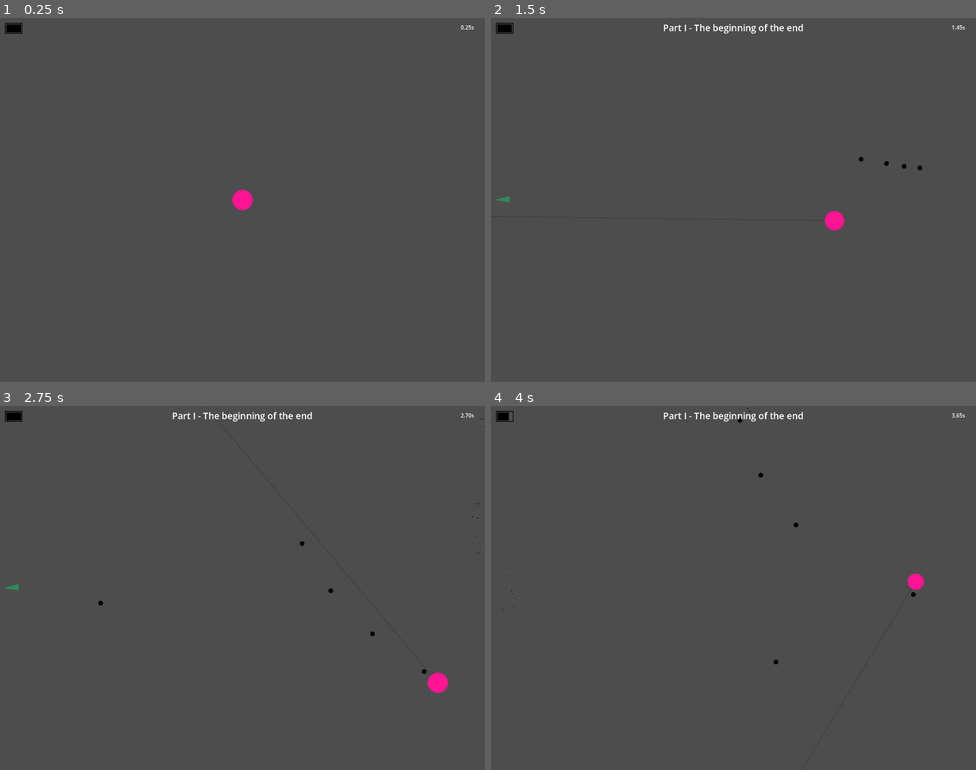
Above: before the commit, frames 1-4 (two rows, left to right).
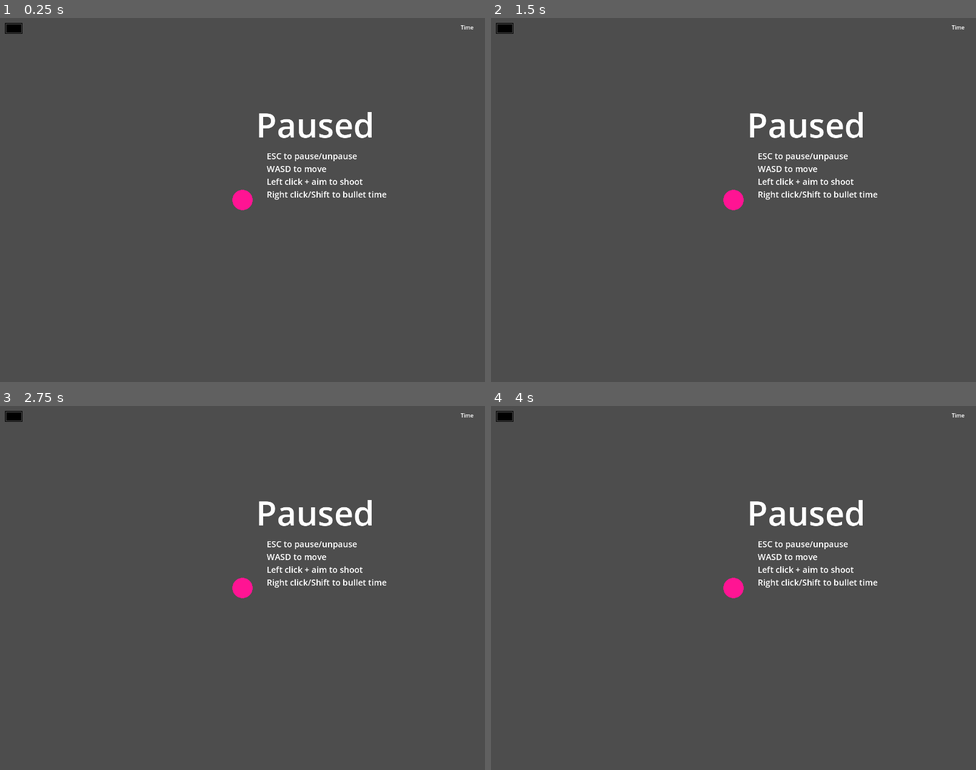
Above: after the commit, the same moments.

Repository: yancouto/psych0
Game: Godot game, scene res://runner.tscn
Two runs of this game, one before a commit and one after it. Both use one fixed random seed, a clock stepped at 60 frames per second and the inputs below.
Inputs (mouse positions are in pixels of both pictures, inside the frame that each line leads up to):
- Up to frame 1 (0.25 s): no input
- Up to frame 2 (1.5 s): tap Enter at 0.5 s; move the mouse to (840, 181) at 0.52 s; press the mouse at (840, 181) at 0.53 s; hold D (move_right) 0.53-1.28 s; move the mouse to (636, 218) at 1.27 s; release the mouse at (636, 218) at 1.28 s; hold S (move_down) from 1.28 s (still down); right-click (636, 218) at 1.35 s
- Up to frame 3 (2.75 s): click (145, 606) at 1.55 s; move the mouse to (291, 507) at 2.02 s; release S (move_down) at 2.03 s; press the mouse at (291, 507) at 2.03 s; hold D (move_right) from 2.03 s (still down)
- Up to frame 4 (4 s): move the mouse to (709, 660) at 2.77 s; release D (move_right) at 2.78 s; release the mouse at (709, 660) at 2.78 s; hold W (move_up) 2.78-3.53 s; click (709, 660) at 2.85 s; move the mouse to (879, 642) at 3.52 s; hold A (move_left) from 3.53 s (still down); hold Right mouse button (bullet_time) from 3.53 s (still down); click (879, 642) at 3.8 s

The runs differ from the first frame. In frame 1, 1.3% of the frame differs, in the area x 53-98%, y 2-50%; in frame 2, 1.9%; in frame 3, 2.0%, in the area x 0-100%, y 1-79%; in frame 4, 1.9%.

Commit message:
Simple pause screen
Also start paused to show instructions
closes #21

Diff:
--- a/ball_particles.tscn
+++ b/ball_particles.tscn
@@ -33,7 +33,7 @@
 attractor_interaction_enabled = false
 
 [node name="BallParticles" type="GPUParticles2D"]
-z_index = 2
+z_index = -5
 emitting = false
 amount = 50
 process_material = SubResource("ParticleProcessMaterial_1ts24")
--- a/pausing.gd
+++ b/pausing.gd
@@ -1,5 +1,9 @@
 extends Node
+
+func do_pause_unpause() -> void:
+	get_tree().paused = !get_tree().paused
+	get_node("../PauseOverlay").visible = get_tree().paused
 
 func _input(event: InputEvent) -> void:
 	if event.is_action_pressed("pause"):
-		get_tree().paused = !get_tree().paused
+		do_pause_unpause()
--- a/runner.gd
+++ b/runner.gd
@@ -7,6 +7,7 @@
 
 func _ready() -> void:
 	level.change_level_part.connect(_on_change_level_part)
+	$Pausing.do_pause_unpause() # Start paused to show instructions
 
 func _process(dt: float) -> void:
 	dt = %BulletTime.fix_delta(dt)
--- a/runner.tscn
+++ b/runner.tscn
@@ -10,6 +10,12 @@
 
 [sub_resource type="LabelSettings" id="LabelSettings_g5oon"]
 font_size = 27
+
+[sub_resource type="LabelSettings" id="LabelSettings_qjpps"]
+font_size = 100
+
+[sub_resource type="LabelSettings" id="LabelSettings_5vl1r"]
+font_size = 25
 
 [node name="Level Runner" type="Node2D"]
 script = ExtResource("1_224jk")
@@ -51,5 +57,33 @@
 offset_bottom = 48.0
 text = "Time"
 
+[node name="PauseOverlay" type="Control" parent="."]
+layout_mode = 3
+anchors_preset = 0
+offset_right = 40.0
+offset_bottom = 40.0
+
+[node name="Label" type="Label" parent="PauseOverlay"]
+layout_mode = 0
+offset_left = 760.0
+offset_top = 248.0
+offset_right = 1184.0
+offset_bottom = 392.0
+text = "Paused"
+label_settings = SubResource("LabelSettings_qjpps")
+
+[node name="Label2" type="Label" parent="PauseOverlay"]
+layout_mode = 0
+offset_left = 792.0
+offset_top = 392.0
+offset_right = 1248.0
+offset_bottom = 656.0
+text = "ESC to pause/unpause
+WASD to move
+Left click + aim to shoot
+Right click/Shift to bullet time
+"
+label_settings = SubResource("LabelSettings_5vl1r")
+
 [connection signal="activated" from="BulletTime" to="Player" method="_on_bullet_time_activated"]
 [connection signal="deactivated" from="BulletTime" to="Player" method="_on_bullet_time_deactivated"]
Not shown: 1 places in runner.tscn that only renumber resources
